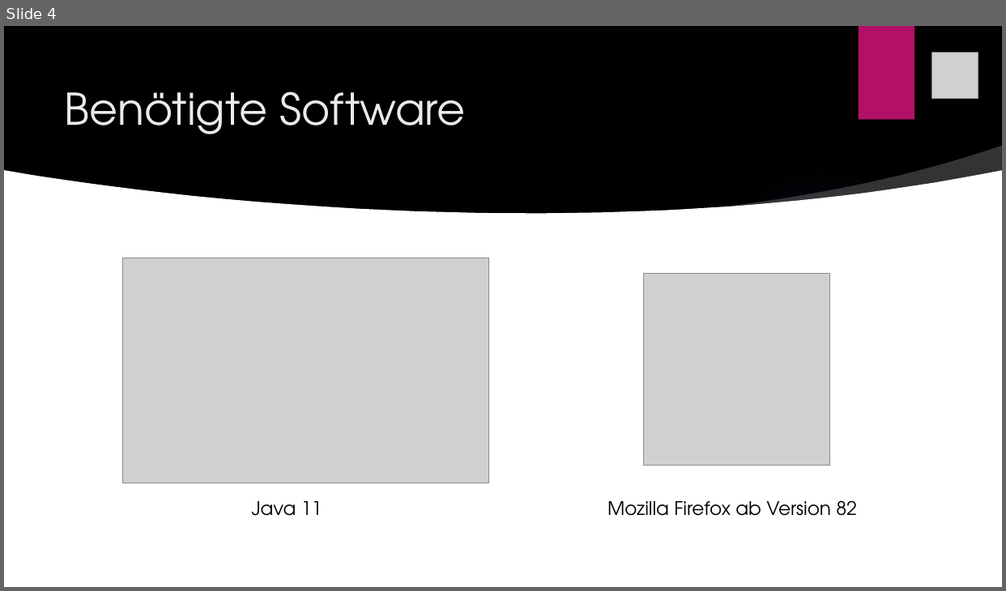
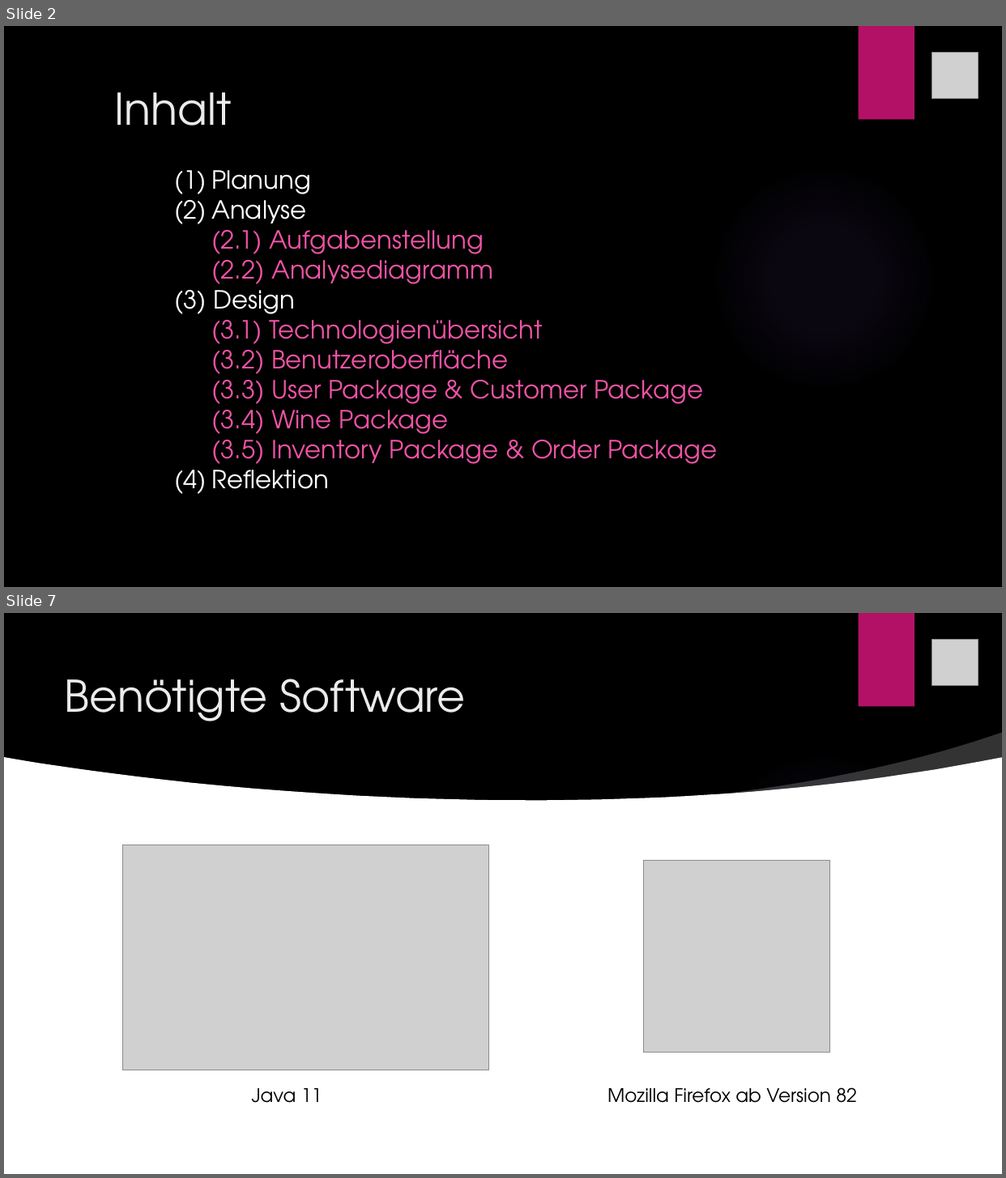
Before and after one commit to hejo221/swt20w37, a slide deck: LaBouteillePräsentation/LaBouteille.pptx. Shown one above the other, each under a label of ours: slide 4 before the commit, slides 2 and 7 after it; the slides between them are not shown. The pictures are 1006x591 and 1006x1178 pixels, drawn with LibreOffice and Linux fonts; fonts in the diff are those of the drawing; grey boxes stand for pictures; background and template pictures are left out. Boxes give left, top, right and bottom in pixels: in the first picture for what was removed or moved away, otherwise in the second. Text is boxed around its words. In the diff, an @@ line names an element or a change of style, - is before the commit and + after.

```diff
--- a/LaBouteillePräsentation/LaBouteille.pptx
+++ b/LaBouteillePräsentation/LaBouteille.pptx
@@ slide 2 added at [4,26,1002,587], background picture (left out); not listed: 2 template elements that a slide beside it also shows @@
@@ picture added at [932,52,978,98] @@
@@ title added at [115,92,232,126], 42 pt, text #EBEBEB @@
+Inhalt
@@ text added at [174,170,717,494], 24 pt, text #EF53A5 @@
+(1) Planung
+(2) Analyse
+(2.1) Aufgabenstellung
+(2.2) Analysediagramm
+(3) Design
+  (3.1) Technologienübersicht
+  (3.2) Benutzeroberfläche
+  (3.3) User Package & Customer Package
+  (3.4) Wine Package
+  (3.5) Inventory Package & Order Package
+(4) Reflektion
@@ what was slide 4 is now slide 7 @@
```
Also in this commit, not shown: 1 slide changed, 4 other slides added, 2 slides removed.
